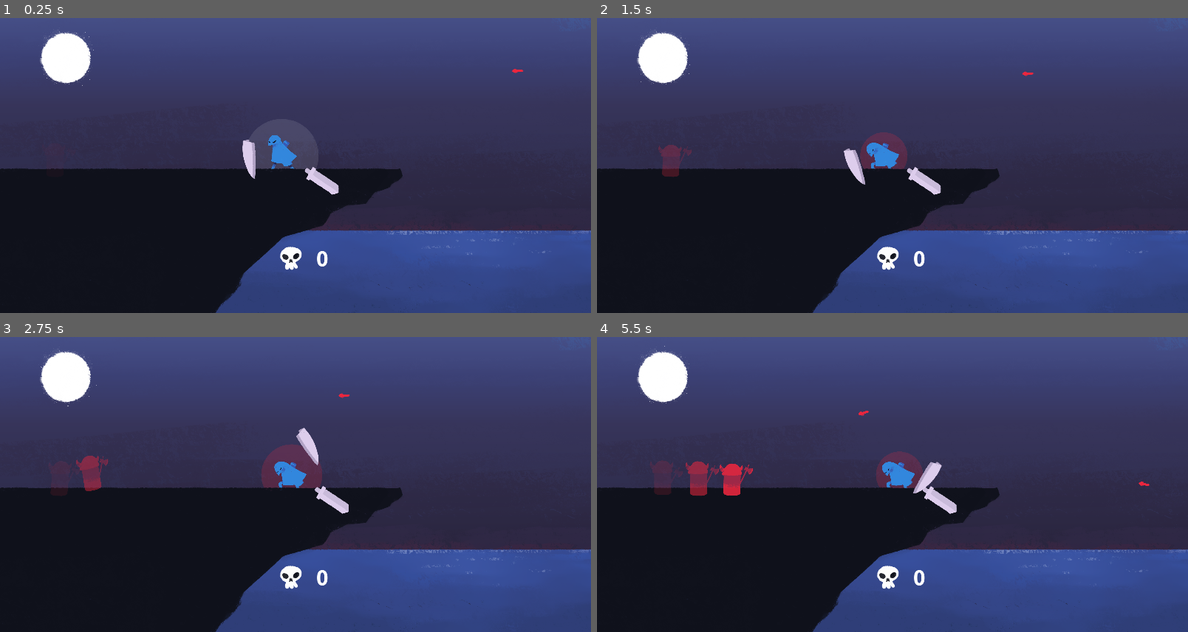
Above: before the commit, frames 1-4 (two rows, left to right).
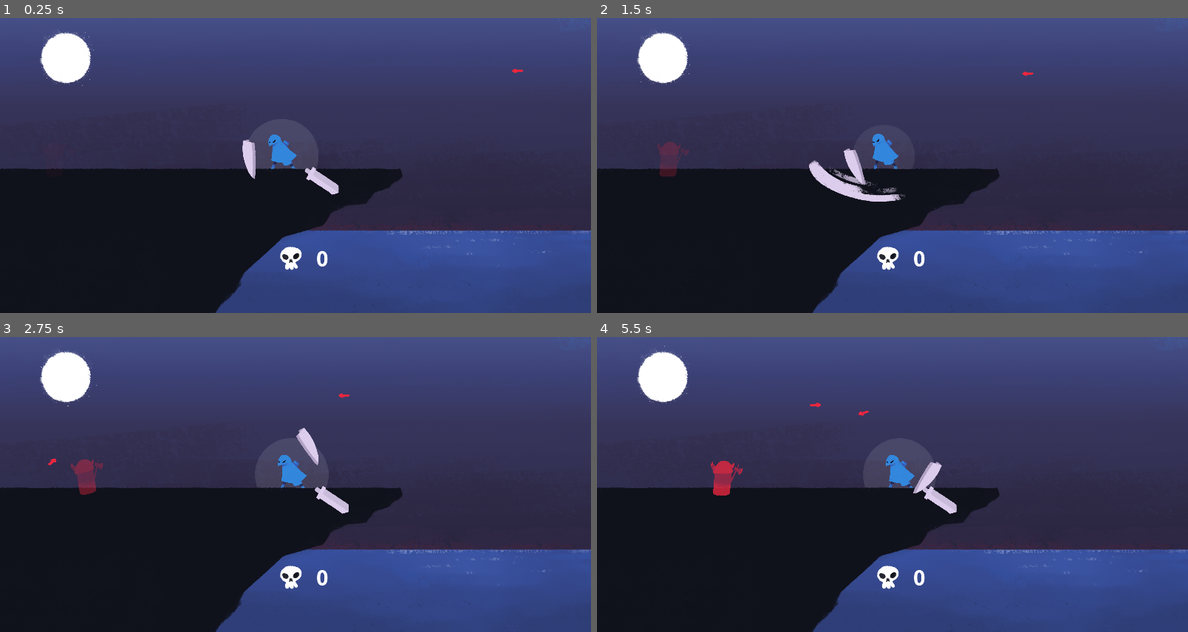
Above: after the commit, the same moments.

Repository: dannytaylor/ld50
Game: Godot game, scene res://300/Game-Danny.tscn
The game is run twice, just before and just after one commit, with the same random seed, the same clock (stepped at 60 frames per second) and the same inputs. The engine's default icon, where the game draws it, is replaced by a stand-in: a white triangle on a blue panel in a dark square.
Inputs (mouse positions are in pixels of both pictures, inside the frame that each line leads up to):
- Up to frame 1 (0.25 s): no input
- Up to frame 2 (1.5 s): tap Enter at 0.5 s; move the mouse to (1022, 150) at 0.52 s; hold Right mouse button (player_special) 0.53-1.28 s; move the mouse to (774, 180) at 1.27 s; click (774, 180) at 1.35 s
- Up to frame 3 (2.75 s): right-click (177, 499) at 1.55 s; move the mouse to (354, 419) at 2.02 s; hold Right mouse button (player_special) from 2.03 s (still down)
- Up to frame 4 (5.5 s): move the mouse to (862, 543) at 2.77 s; release Right mouse button (player_special) at 2.78 s; tap X at 2.85 s; right-click (862, 543) at 3.05 s; move the mouse to (1069, 528) at 3.52 s; hold Right mouse button (player_special) 3.53-4.28 s; move the mouse to (715, 440) at 4.27 s; click (715, 440) at 4.35 s; right-click (715, 440) at 4.55 s; move the mouse to (922, 484) at 5.02 s; hold Right mouse button (player_special) from 5.03 s (still down)

The runs differ from the first frame. In frame 1, less than 0.1% of the frame differs, in the area x 45-51%, y 39-52%; in frame 2, 1.3%, in the area x 10-59%, y 39-63%; in frame 3, 0.5%; in frame 4, 1.2%.
Error before the commit: Attempt to call function 'interpolate_property' in base 'null instance' on a null instance. (res://300/Player.gd:93)

Commit message:
added some arrow/enemy randomness+scaling, disable special for now

Diff:
--- a/project/300/ArrowSpawner.gd
+++ b/project/300/ArrowSpawner.gd
@@ -4,6 +4,7 @@
 
 
 export(Vector2) var spawn_delay = Vector2(0.5, 3)
+var spawn_scale = 1.0
 
 export(Vector2) var x_wiggle = Vector2(-50, 50)
 export(Vector2) var y_wiggle = Vector2(0, 100)
@@ -49,6 +50,7 @@
 	new_path.add_child(ArrowScene.instance())
 
 	# Delay and spawn a new one
-	$Timer.start(rand_range(spawn_delay.x, spawn_delay.y))
+	$Timer.start(rand_range(spawn_delay.x/spawn_scale,spawn_delay.y/spawn_scale))
+	spawn_scale += 0.025
 	yield($Timer, "timeout")
 	spawn_arrow()
--- a/project/300/Danny_test.tscn
+++ b/project/300/Danny_test.tscn
@@ -36,15 +36,15 @@
 
 [sub_resource type="SpriteFrames" id=53]
 animations = [ {
+"frames": [ ExtResource( 5 ) ],
+"loop": true,
+"name": "static",
+"speed": 5.0
+}, {
 "frames": [ ExtResource( 5 ), ExtResource( 20 ), ExtResource( 5 ) ],
 "loop": false,
 "name": "hit",
 "speed": 8.0
-}, {
-"frames": [ ExtResource( 5 ) ],
-"loop": true,
-"name": "static",
-"speed": 5.0
 } ]
 
 [sub_resource type="RectangleShape2D" id=3]
@@ -384,6 +384,7 @@
 shape = SubResource( 2 )
 
 [node name="Shield" type="Area2D" parent="GameLayer/Player"]
+rotation = -0.313418
 
 [node name="ShieldSprite" type="AnimatedSprite" parent="GameLayer/Player/Shield"]
 position = Vector2( -64, -43 )
@@ -414,6 +415,7 @@
 z_index = -1
 frames = SubResource( 14 )
 animation = "idle"
+frame = 2
 playing = true
 
 [node name="PlayerHurtbox" type="CollisionShape2D" parent="GameLayer/Player"]
@@ -438,7 +440,7 @@
 position = Vector2( 0.00439453, -6.24988 )
 frames = SubResource( 46 )
 animation = "swipe"
-frame = 4
+frame = 2
 playing = true
 __meta__ = {
 "_edit_lock_": true
--- a/project/300/Enemy.gd
+++ b/project/300/Enemy.gd
@@ -4,9 +4,16 @@
 export(float) var death_duration = 1.0
 onready var timer = $DeathTimer
 onready var alpha_mod = 0
+var speed_scale = 10000
+onready var time = get_tree().get_root().get_node("Game").time
 
 # Called when the node enters the scene tree for the first time.
 func _ready():
+	walk_speed += pow(time,2)/speed_scale
+	var rng = RandomNumberGenerator.new()
+	rng.randomize()
+	walk_speed = rng.randf_range(0.8, 1.2)*walk_speed
+	print(time," ",walk_speed)
 	wiggle()
 
 
--- a/project/300/Enemy.tscn
+++ b/project/300/Enemy.tscn
@@ -138,7 +138,6 @@
 scale = Vector2( 0.15, 0.15 )
 frames = SubResource( 52 )
 animation = "walk"
-frame = 7
 playing = true
 __meta__ = {
 "_edit_lock_": true
@@ -148,4 +147,4 @@
 
 [node name="DeathSound" type="AudioStreamPlayer" parent="."]
 stream = ExtResource( 1 )
-volume_db = 15.0
+volume_db = 12.0
--- a/project/300/EnemySpawner.gd
+++ b/project/300/EnemySpawner.gd
@@ -4,7 +4,9 @@
 
 onready var timer = $Timer
 onready var path = $"../EnemyPath"
-export(Vector2) var delay = Vector2(0.3, 1.5)
+export(Vector2) var delay = Vector2(2.0, 5.0)
+var delay_scale = 1.0
+var delay_red = 0.4
 
 # Called when the node enters the scene tree for the first time.
 func _ready():
@@ -15,7 +17,8 @@
 
 	var enemy = EnemyScene.instance()
 	path.add_child(enemy)
-	timer.start(randf()*(delay.y-delay.x)+delay.y)
+	timer.start((randf()*(delay.y-delay.x)+delay.y)/delay_scale)
+	delay_scale = min(delay_scale + delay_red, 10.0) # max so it doesn't look too weird?
 
 	yield(timer, "timeout")
 	if repeat:
--- a/project/300/Game-Danny.tscn
+++ b/project/300/Game-Danny.tscn
@@ -32,6 +32,7 @@
 [ext_resource path="res://audio/player_death.ogg" type="AudioStream" id=30]
 [ext_resource path="res://sprites/x.png" type="Texture" id=31]
 [ext_resource path="res://sprites/gameover.png" type="Texture" id=32]
+[ext_resource path="res://300/special.png" type="Texture" id=33]
 
 [sub_resource type="ShaderMaterial" id=36]
 shader = ExtResource( 19 )
@@ -510,7 +511,7 @@
 z_index = -1
 frames = SubResource( 31 )
 animation = "idle"
-frame = 3
+frame = 9
 playing = true
 
 [node name="StaminaIndicator" type="Sprite" parent="PlayerPath/Player"]
@@ -545,14 +546,20 @@
 volume_db = 21.0
 
 [node name="Special" type="Area2D" parent="PlayerPath/Player"]
+visible = false
 collision_layer = 8
 collision_mask = 256
 monitoring = false
 monitorable = false
 
 [node name="CollisionShape2D" type="CollisionShape2D" parent="PlayerPath/Player/Special"]
-position = Vector2( 1, 6 )
+position = Vector2( 3, 5 )
 shape = SubResource( 33 )
+
+[node name="Sprite" type="Sprite" parent="PlayerPath/Player/Special"]
+texture = ExtResource( 33 )
+
+[node name="Tween" type="Tween" parent="PlayerPath/Player/Special"]
 
 [node name="Shield" type="Node2D" parent="PlayerPath/Player"]
 
--- a/project/300/Game.gd
+++ b/project/300/Game.gd
@@ -1,5 +1,4 @@
 extends Node2D
-
 
 var score = 0
 var time = 0
--- a/project/300/Player.gd
+++ b/project/300/Player.gd
@@ -150,8 +150,9 @@
 			move_shield(event)
 		elif event.is_action_pressed("player_attack"):
 			attack()
-		elif event.is_action_pressed("player_special"):
-			special()
+		# disabling special temporarily - need to balance with regular attacks I think
+		#elif event.is_action_pressed("player_special"):
+		#	special()
 	elif dead:
 		if event is InputEventKey and event.scancode == KEY_X:
 			get_tree().reload_current_scene()
Not shown: 1 places in project/300/Game-Danny.tscn that only renumber resources
Not shown, removed: project/sprites/.obol_icon.png-autosave.kra
